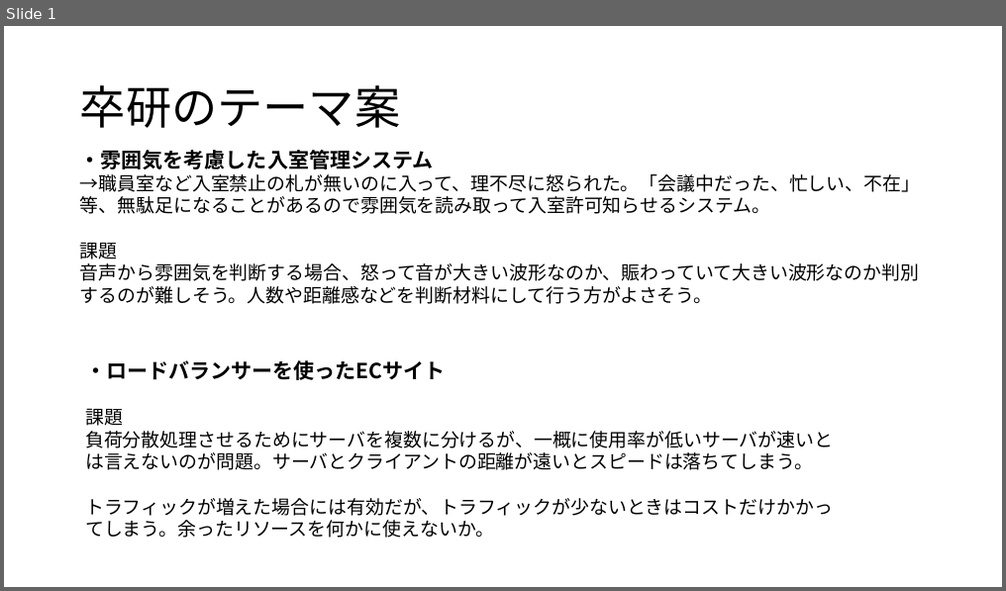
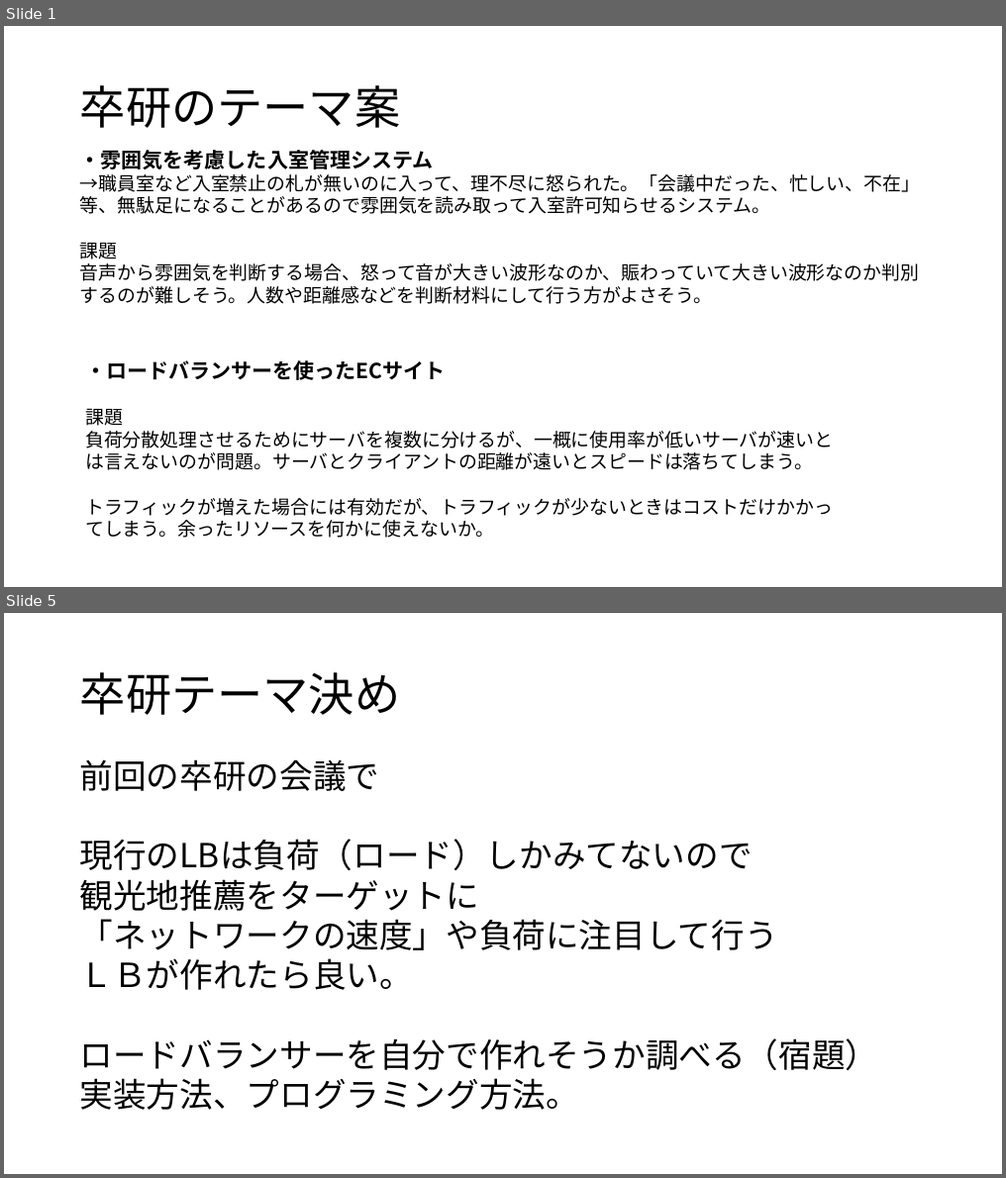
Before and after one commit to kait-takanolab/1821086_matsuo_thesis, a slide deck: 1821086_matsuo_sotsuken.pptx. Shown one above the other, each under a label of ours: slide 1 before the commit, slides 1 and 5 after it; the slides between them are not shown. The pictures are 1006x591 and 1006x1178 pixels, drawn with LibreOffice and Linux fonts; fonts in the diff are those of the drawing. Boxes give left, top, right and bottom in pixels: in the first picture for what was removed or moved away, otherwise in the second. Text is boxed around its words. In the diff, an @@ line names an element or a change of style, - is before the commit and + after.

```diff
--- a/1821086_matsuo_sotsuken.pptx
+++ b/1821086_matsuo_sotsuken.pptx
@@ slide 5 added at (4, 613, 1002, 1174), background #FFFFFF @@
@@ title added at (80, 672, 400, 715), 44 pt, text #000000 @@
+卒研テーマ決め
@@ text added at (80, 760, 879, 1110), 32 pt, text #000000 @@
+前回の卒研の会議で
+現行のLBは負荷（ロード）しかみてないので
+観光地推薦をターゲットに
+「ネットワークの速度」や負荷に注目して行う
+ＬＢが作れたら良い。
+ロードバランサーを自分で作れそうか調べる（宿題）
+実装方法、プログラミング方法。
```
Also in this commit, not shown: 1 slide changed, 4 other slides added.
